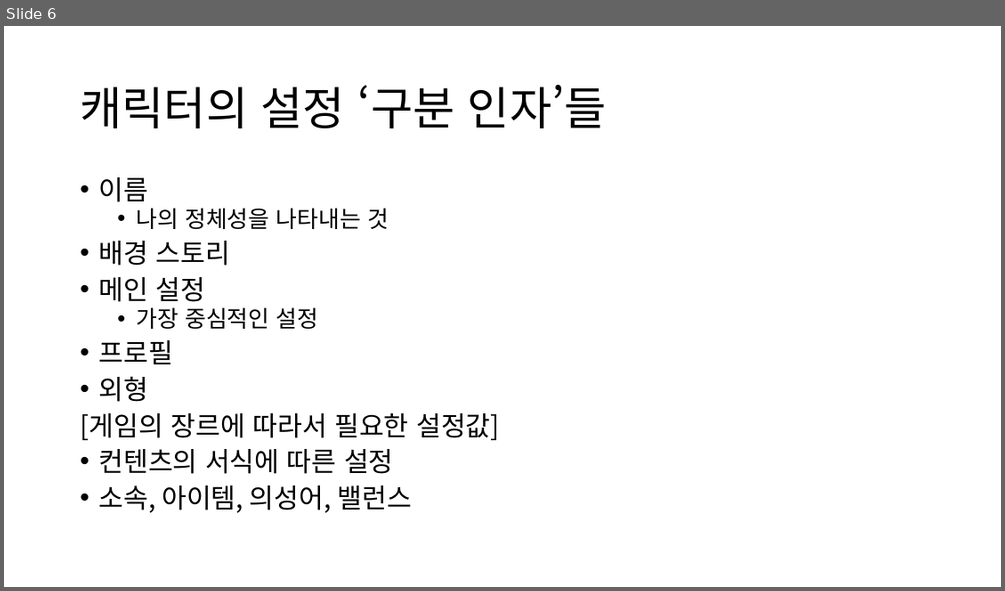
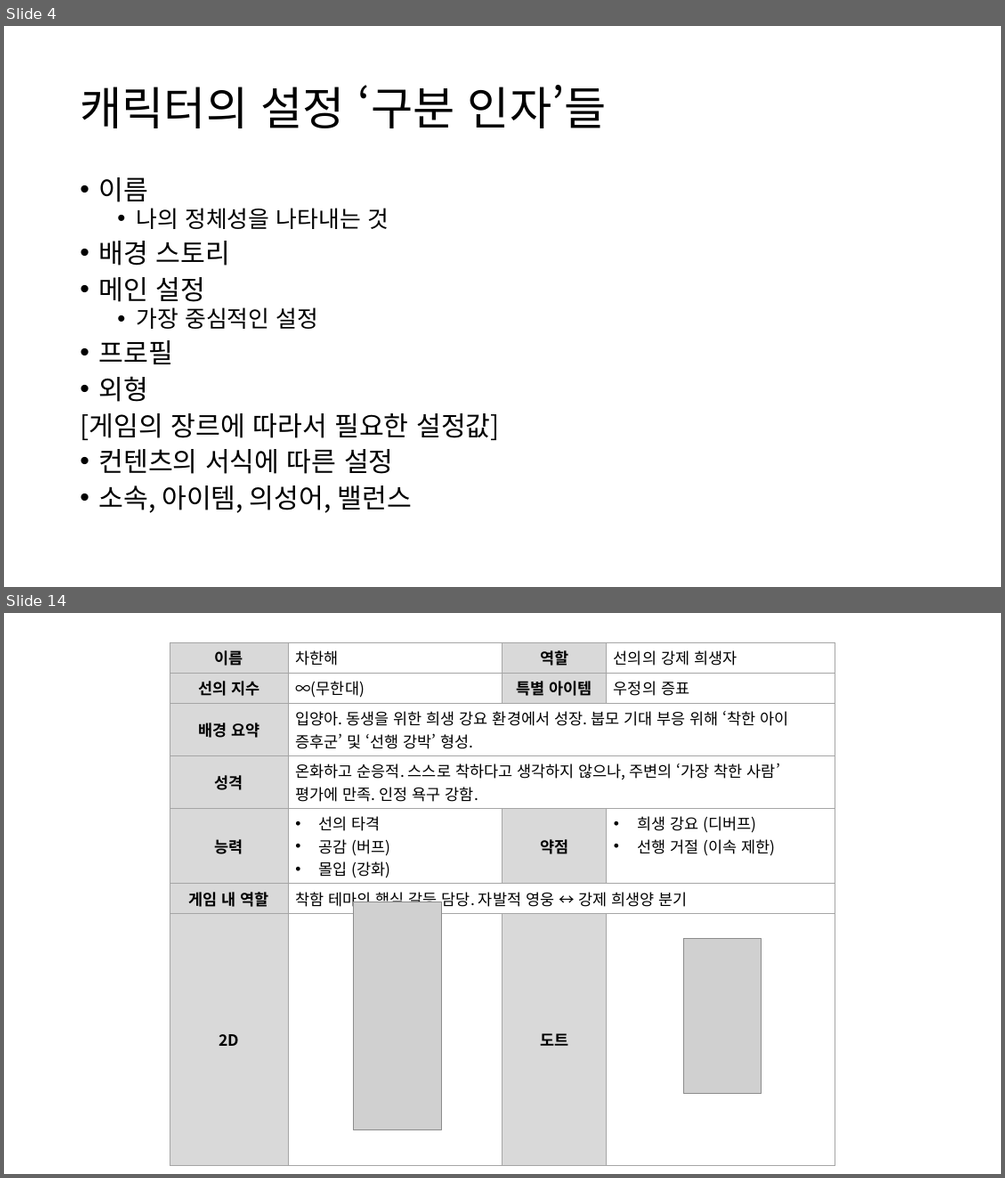
Before and after one commit to ysooj/Gihoek_4, a slide deck: (4.16) 캐릭터 시트.pptx. Shown one above the other, each under a label of ours: slide 6 before the commit, slides 4 and 14 after it; the slides between them are not shown. The pictures are 1005x591 and 1005x1178 pixels, drawn with LibreOffice and Linux fonts; fonts in the diff are those of the drawing; grey boxes stand for pictures. Boxes give left, top, right and bottom in pixels: in the first picture for what was removed or moved away, otherwise in the second. Text is boxed around its words. In the diff, an @@ line names an element or a change of style, - is before the commit and + after.

```diff
--- a/(4.16) 캐릭터 시트.pptx
+++ b/(4.16) 캐릭터 시트.pptx
@@ slide 14 added at (4, 613, 1001, 1174), background #FFFFFF @@
@@ table added at (170, 642, 835, 1138), 7 rows, 4 columns @@
+이름 | 차한해 | 역할 | 선의의 강제 희생자
+선의 지수 | ∞(무한대) | 특별 아이템 | 우정의 증표
+배경 요약 | 입양아. 동생을 위한 희생 강요 환경에서 성장. 붑모 기대 부응 위해 ‘착한 아이 증후군’ 및 ‘선행 강박’ 형성. |  | 
+성격 | 온화하고 순응적. 스스로 착하다고 생각하지 않으나, 주변의 ‘가장 착한 사람’ 평가에 만족. 인정 욕구 강함. |  | 
+능력 | 선의 타격 / 공감 (버프) / 몰입 (강화) | 약점 | 희생 강요 (디버프) / 선행 거절 (이속 제한)
+게임 내 역할 | 착함 테마의 핵심 갈등 담당. 자발적 영웅 ↔ 강제 희생양 분기 |  | 
+2D |  | 도트 | 
@@ picture added at (353, 901, 442, 1130) @@
@@ picture added at (684, 938, 761, 1094) @@
@@ what was slide 6 is now slide 4 @@
```
Also in this commit, not shown: 2 slides changed, 6 other slides added.
